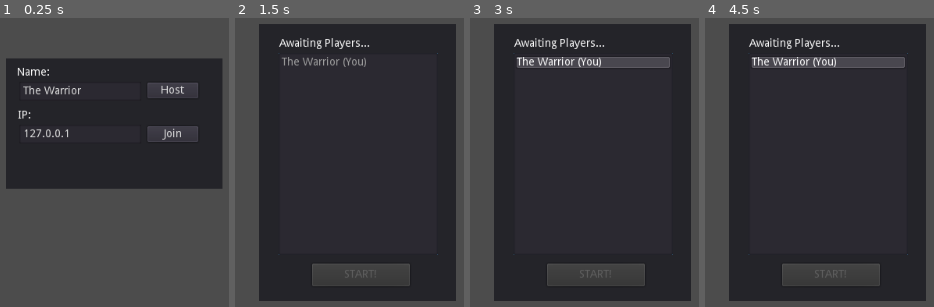
Above: before the commit, frames 1-4 (left to right).
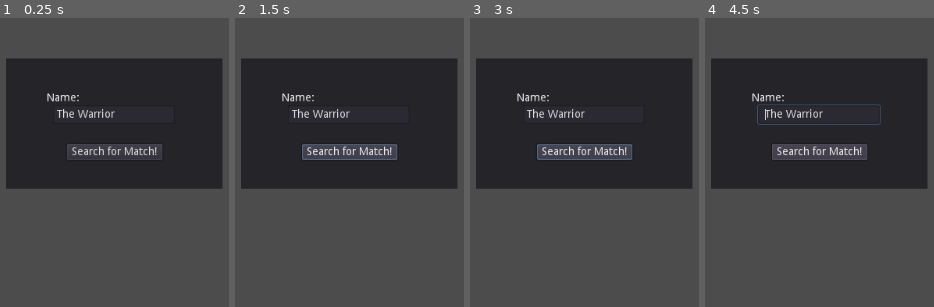
Above: after the commit, the same moments.

Repository: henriquelalves/Godot-Bomber-matchmaking-server
Game: Godot game, scene res://lobby.tscn
Same seed, same stepped clock (60 frames per second), same inputs: the game is played once before the commit and once after it.
Inputs (mouse positions are in pixels of both pictures, inside the frame that each line leads up to):
- Up to frame 1 (0.25 s): no input
- Up to frame 2 (1.5 s): click (406, 90) at 0.5 s, where only the run before the commit has a clickable "Host"; click (349, 150) at 1.25 s, where only the run after the commit has a clickable "Search for Match!"
- Up to frame 3 (3 s): tap Enter at 2 s; hold Right (move_right) 2.03-2.78 s; hold Space (set_bomb) 2.03-2.78 s; hold Down (move_down) from 2.78 s (still down); tap Space (set_bomb) at 2.85 s
- Up to frame 4 (4.5 s): tap Enter at 3.5 s; release Down (move_down) at 3.53 s; hold Right (move_right) 3.53-4.28 s; hold Space (set_bomb) 3.53-4.28 s; hold Up (move_up) from 4.28 s (still down); tap Space (set_bomb) at 4.35 s

The runs differ from the first frame. In frame 1, 5.0% of the frame differs, in the area x 7-87%, y 17-50%; in frame 2, 47%; in frame 3, 49%; in frame 4, 49%, in the area x 2-97%, y 2-98%.

Commit message:
added servertcp script

Diff:
--- a/client/multiplayer_bomber/lobby.gd
+++ b/client/multiplayer_bomber/lobby.gd
@@ -71,3 +71,7 @@
 
 func _on_start_pressed():
 	gamestate.begin_game()
+
+
+func _on_search_pressed():
+	servertcp.start_connection()
--- a/client/multiplayer_bomber/lobby.tscn
+++ b/client/multiplayer_bomber/lobby.tscn
@@ -14,83 +14,7 @@
 size_flags_vertical = 2
 script = ExtResource( 1 )
 
-[node name="players" type="Panel" parent="." index="0"]
-
-visible = false
-anchor_left = 0.0
-anchor_top = 0.0
-anchor_right = 0.0
-anchor_bottom = 0.0
-margin_left = 393.0
-margin_top = 113.0
-margin_right = 645.0
-margin_bottom = 468.0
-rect_pivot_offset = Vector2( 0, 0 )
-mouse_filter = 0
-size_flags_horizontal = 2
-size_flags_vertical = 2
-
-[node name="label" type="Label" parent="players" index="0"]
-
-anchor_left = 0.0
-anchor_top = 0.0
-anchor_right = 0.0
-anchor_bottom = 0.0
-margin_left = 26.0
-margin_top = 18.0
-margin_right = 142.0
-margin_bottom = 32.0
-rect_pivot_offset = Vector2( 0, 0 )
-mouse_filter = 2
-size_flags_horizontal = 2
-size_flags_vertical = 0
-text = "Awaiting Players..."
-percent_visible = 1.0
-lines_skipped = 0
-max_lines_visible = -1
-
-[node name="start" type="Button" parent="players" index="1"]
-
-anchor_left = 0.0
-anchor_top = 0.0
-anchor_right = 0.0
-anchor_bottom = 0.0
-margin_left = 68.0
-margin_top = 307.0
-margin_right = 193.0
-margin_bottom = 336.0
-rect_pivot_offset = Vector2( 0, 0 )
-mouse_filter = 0
-size_flags_horizontal = 2
-size_flags_vertical = 2
-toggle_mode = false
-enabled_focus_mode = 2
-shortcut = null
-group = null
-text = "START!"
-flat = false
-align = 1
-
-[node name="list" type="ItemList" parent="players" index="2"]
-
-anchor_left = 0.0
-anchor_top = 0.0
-anchor_right = 0.0
-anchor_bottom = 0.0
-margin_left = 25.0
-margin_top = 37.0
-margin_right = 229.0
-margin_bottom = 296.0
-rect_pivot_offset = Vector2( 0, 0 )
-rect_clip_content = true
-mouse_filter = 0
-size_flags_horizontal = 2
-size_flags_vertical = 2
-items = [  ]
-select_mode = 0
-icon_mode = 1
-
-[node name="connect" type="Panel" parent="." index="1"]
+[node name="connect" type="Panel" parent="." index="0"]
 
 anchor_left = 0.0
 anchor_top = 0.0
@@ -111,10 +35,11 @@
 anchor_top = 0.0
 anchor_right = 0.0
 anchor_bottom = 0.0
-margin_left = 14.0
-margin_top = 11.0
-margin_right = 56.0
-margin_bottom = 25.0
+margin_left = 52.0
+margin_top = 44.0
+margin_right = 94.0
+margin_bottom = 58.0
+rect_rotation = -0.329772
 rect_pivot_offset = Vector2( 0, 0 )
 mouse_filter = 2
 size_flags_horizontal = 2
@@ -130,10 +55,10 @@
 anchor_top = 0.0
 anchor_right = 0.0
 anchor_bottom = 0.0
-margin_left = 17.0
-margin_top = 30.0
-margin_right = 173.0
-margin_bottom = 54.0
+margin_left = 60.0
+margin_top = 60.0
+margin_right = 216.0
+margin_bottom = 84.0
 rect_pivot_offset = Vector2( 0, 0 )
 mouse_filter = 0
 size_flags_horizontal = 2
@@ -145,56 +70,16 @@
 caret_blink_speed = 0.65
 context_menu_enabled = true
 
-[node name="ip_label" type="Label" parent="connect" index="2"]
+[node name="search" type="Button" parent="connect" index="2"]
 
 anchor_left = 0.0
 anchor_top = 0.0
 anchor_right = 0.0
 anchor_bottom = 0.0
-margin_left = 15.0
-margin_top = 66.0
-margin_right = 57.0
-margin_bottom = 80.0
-rect_pivot_offset = Vector2( 0, 0 )
-mouse_filter = 2
-size_flags_horizontal = 2
-size_flags_vertical = 0
-text = "IP:"
-percent_visible = 1.0
-lines_skipped = 0
-max_lines_visible = -1
-
-[node name="ip" type="LineEdit" parent="connect" index="3"]
-
-anchor_left = 0.0
-anchor_top = 0.0
-anchor_right = 0.0
-anchor_bottom = 0.0
-margin_left = 17.0
-margin_top = 85.0
-margin_right = 173.0
-margin_bottom = 109.0
-rect_pivot_offset = Vector2( 0, 0 )
-mouse_filter = 0
-size_flags_horizontal = 2
-size_flags_vertical = 2
-text = "127.0.0.1"
-focus_mode = 2
-placeholder_alpha = 0.6
-caret_blink = false
-caret_blink_speed = 0.65
-context_menu_enabled = true
-
-[node name="host" type="Button" parent="connect" index="4"]
-
-anchor_left = 0.0
-anchor_top = 0.0
-anchor_right = 0.0
-anchor_bottom = 0.0
-margin_left = 181.0
-margin_top = 31.0
-margin_right = 246.0
-margin_bottom = 51.0
+margin_left = 78.0
+margin_top = 110.0
+margin_right = 200.0
+margin_bottom = 130.0
 rect_pivot_offset = Vector2( 0, 0 )
 mouse_filter = 0
 size_flags_horizontal = 2
@@ -203,33 +88,11 @@
 enabled_focus_mode = 2
 shortcut = null
 group = null
-text = "Host"
+text = "Search for Match!"
 flat = false
 align = 1
 
-[node name="join" type="Button" parent="connect" index="5"]
-
-anchor_left = 0.0
-anchor_top = 0.0
-anchor_right = 0.0
-anchor_bottom = 0.0
-margin_left = 181.0
-margin_top = 87.0
-margin_right = 246.0
-margin_bottom = 107.0
-rect_pivot_offset = Vector2( 0, 0 )
-mouse_filter = 0
-size_flags_horizontal = 2
-size_flags_vertical = 2
-toggle_mode = false
-enabled_focus_mode = 2
-shortcut = null
-group = null
-text = "Join"
-flat = false
-align = 1
-
-[node name="error_label" type="Label" parent="connect" index="6"]
+[node name="error_label" type="Label" parent="connect" index="3"]
 
 anchor_left = 0.0
 anchor_top = 0.0
@@ -249,7 +112,7 @@
 lines_skipped = 0
 max_lines_visible = -1
 
-[node name="error" type="AcceptDialog" parent="." index="2"]
+[node name="error" type="AcceptDialog" parent="." index="1"]
 
 visible = false
 anchor_left = 0.0
@@ -267,8 +130,4 @@
 resizable = false
 dialog_hide_on_ok = true
 
-[connection signal="pressed" from="players/start" to="." method="_on_start_pressed"]
-
-[connection signal="pressed" from="connect/host" to="." method="_on_host_pressed"]
-
-[connection signal="pressed" from="connect/join" to="." method="_on_join_pressed"]
+[connection signal="pressed" from="connect/search" to="." method="_on_search_pressed"]
--- a/client/multiplayer_bomber/servertcp.gd
+++ b/client/multiplayer_bomber/servertcp.gd
@@ -8,30 +8,19 @@
 onready var server_connection = StreamPeerTCP.new()
 onready var server_connection_status = -1
 
-onready var timer = Timer.new()
 
 func connection_status_change(new_status):
-	if server_connection_status == 2 and new_status != 2:
-		timer.stop()
-
 	server_connection_status = new_status
 	print("Server status: ", new_status)
 
-	if new_status == 2:
-		timer.start()
+	if (new_status == 2):
+		server_connection.put_utf8_string("aaa");
+		server_connection.put_utf8_string("mdsdoceu");
+		server_connection.put_u32(0x1f);
 
-func on_timeout():
-	server_connection.put_utf8_string("abcRONALDO")
-
-func _ready():
+func start_connection():
 	print("Trying to connect...")
 	server_connection.connect_to_host(server_ip, server_port)
-
-	timer.wait_time = 2.0
-	timer.connect("timeout", self, "on_timeout")
-	timer.one_shot = false
-
-	add_child(timer)
 
 	set_process(true)
 
@@ -39,5 +28,4 @@
 	if (server_connection.get_status() != server_connection_status):
 		connection_status_change(server_connection.get_status())
 	if (server_connection.is_connected_to_host() and server_connection.get_available_bytes() > 0):
-		var test = "OE"
-		print(test)
+		pass
